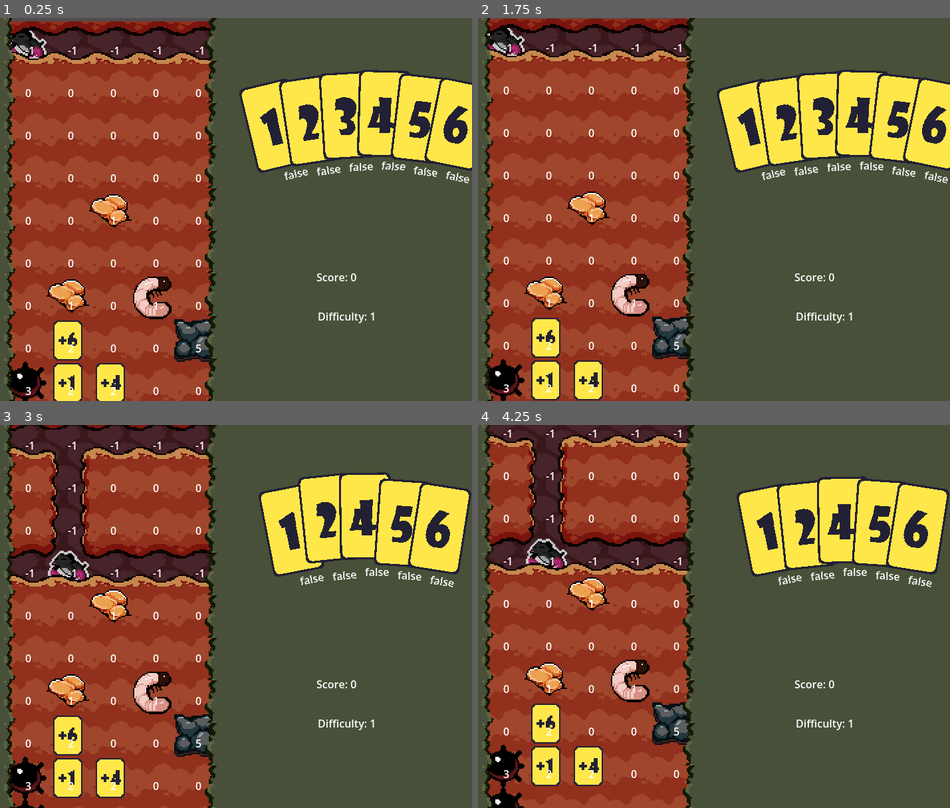
Above: before the commit, frames 1-4 (two rows, left to right).
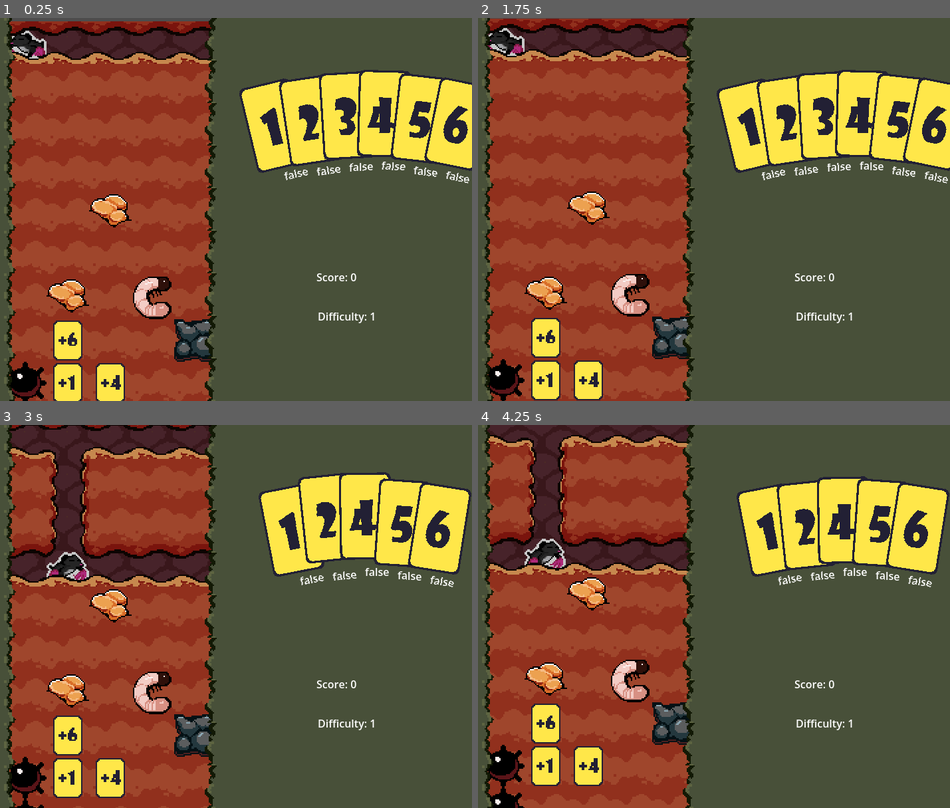
Above: after the commit, the same moments.

Repository: DogeMastr/GMTK2026
Game: Godot game, scene res://Scenes/Game/Game.tscn
Same seed, same stepped clock (60 frames per second), same inputs: the game is played once before the commit and once after it.
Inputs (mouse positions are in pixels of both pictures, inside the frame that each line leads up to):
- Up to frame 1 (0.25 s): no input
- Up to frame 2 (1.75 s): drag from (751, 125) to (501, 40) at 0.52 s; drag from (789, 121) to (501, 40) at 1.27 s
- Up to frame 3 (3 s): move the mouse to (349, 524) at 2.02 s; hold D (player_right) 2.03-2.75 s; tap 3 (3) at 2.1 s; click (349, 524) at 2.17 s; tap 4 (4) at 2.3 s; drag from (363, 520) to (66, 440) at 2.77 s
- Up to frame 4 (4.25 s): drag from (879, 524) to (586, 432) at 3.52 s

The runs differ from the first frame. In frame 1, 0.9% of the frame differs, in the area x 1-44%, y 3-99%; in frame 2, 0.9%; in frame 3, 1.0%; in frame 4, 1.0%, in the area x 5-44%, y 1-93%.

Commit message:
Added some animations to the guy!

Diff:
--- a/Scenes/Mole/mole.gd
+++ b/Scenes/Mole/mole.gd
@@ -18,32 +18,25 @@
 		if x_pos != 0 and not EventBus.get_tile(x_pos - 1, y_pos).type == 5:
 			position.x -= EventBus.tile_width
 			x_pos -= 1
+		if $AnimatedSprite2D.flip_h == true:
+			$AnimatedSprite2D.flip_h = false
 
 	if Input.is_action_just_pressed("player_right"):
 		if x_pos != 4 and not EventBus.get_tile(x_pos + 1, y_pos).type == 5:
 			position.x += EventBus.tile_width
 			x_pos += 1
-
-	#if Input.is_action_just_pressed("player_down"):
-		#move_mole_down(1)
-	#
-	##No card player movement
-	#if Input.is_action_just_pressed("1"):
-		#move_mole_down(1)
-	#if Input.is_action_just_pressed("2"):
-		#move_mole_down(2)
-	#if Input.is_action_just_pressed("3"):
-		#move_mole_down(3)
-	#if Input.is_action_just_pressed("4"):
-		#move_mole_down(4)
-	#if Input.is_action_just_pressed("5"):
-		#move_mole_down(5)
+		if $AnimatedSprite2D.flip_h == false:
+			$AnimatedSprite2D.flip_h = true
 	pass
 
 	if currently_digging:
+		$AnimatedSprite2D.set_animation("dig")
 		position.y = lerp(position.y, target_y, 0.3)
-		if position.y == target_y:
+
+		if is_equal_approx(position.y, target_y) :
+			position.y = target_y
 			currently_digging = false
+			$AnimatedSprite2D.set_animation("default")
 
 func move_mole_down(amount_to_travel: int):
 	if amount_to_travel > 0:
--- a/Scenes/Mole/mole.tscn
+++ b/Scenes/Mole/mole.tscn
@@ -1,11 +1,109 @@
 [gd_scene format=3 uid="uid://0b8f5ap0awl4"]
 
 [ext_resource type="Script" uid="uid://yfqomrg5omlm" path="res://Scenes/Mole/mole.gd" id="1_ow5gg"]
-[ext_resource type="Texture2D" uid="uid://byubto0p2phvv" path="res://Assets/Art/mole.png" id="2_ow5gg"]
+[ext_resource type="Texture2D" uid="uid://c6txnlv4dddpf" path="res://Assets/Art/moleNew.png" id="2_ow5gg"]
 
-[sub_resource type="AtlasTexture" id="AtlasTexture_dh3lx"]
+[sub_resource type="AtlasTexture" id="AtlasTexture_k3iki"]
+atlas = ExtResource("2_ow5gg")
+region = Rect2(0, 64, 32, 32)
+
+[sub_resource type="AtlasTexture" id="AtlasTexture_0fglx"]
+atlas = ExtResource("2_ow5gg")
+region = Rect2(32, 64, 32, 32)
+
+[sub_resource type="AtlasTexture" id="AtlasTexture_qfxt8"]
+atlas = ExtResource("2_ow5gg")
+region = Rect2(64, 64, 32, 32)
+
+[sub_resource type="AtlasTexture" id="AtlasTexture_ba64u"]
+atlas = ExtResource("2_ow5gg")
+region = Rect2(96, 64, 32, 32)
+
+[sub_resource type="AtlasTexture" id="AtlasTexture_08duv"]
+atlas = ExtResource("2_ow5gg")
+region = Rect2(128, 64, 32, 32)
+
+[sub_resource type="AtlasTexture" id="AtlasTexture_iokhb"]
 atlas = ExtResource("2_ow5gg")
 region = Rect2(0, 0, 32, 32)
+
+[sub_resource type="AtlasTexture" id="AtlasTexture_66ych"]
+atlas = ExtResource("2_ow5gg")
+region = Rect2(32, 0, 32, 32)
+
+[sub_resource type="AtlasTexture" id="AtlasTexture_wxa77"]
+atlas = ExtResource("2_ow5gg")
+region = Rect2(64, 0, 32, 32)
+
+[sub_resource type="AtlasTexture" id="AtlasTexture_y2c3f"]
+atlas = ExtResource("2_ow5gg")
+region = Rect2(96, 0, 32, 32)
+
+[sub_resource type="AtlasTexture" id="AtlasTexture_rwwir"]
+atlas = ExtResource("2_ow5gg")
+region = Rect2(128, 0, 32, 32)
+
+[sub_resource type="AtlasTexture" id="AtlasTexture_a34jl"]
+atlas = ExtResource("2_ow5gg")
+region = Rect2(160, 0, 32, 32)
+
+[sub_resource type="AtlasTexture" id="AtlasTexture_r3uf2"]
+atlas = ExtResource("2_ow5gg")
+region = Rect2(0, 32, 32, 32)
+
+[sub_resource type="SpriteFrames" id="SpriteFrames_f6fn4"]
+animations = [{
+"frames": [{
+"duration": 1.0,
+"texture": SubResource("AtlasTexture_k3iki")
+}, {
+"duration": 1.0,
+"texture": SubResource("AtlasTexture_0fglx")
+}, {
+"duration": 1.0,
+"texture": SubResource("AtlasTexture_qfxt8")
+}, {
+"duration": 1.0,
+"texture": SubResource("AtlasTexture_ba64u")
+}, {
+"duration": 1.0,
+"texture": SubResource("AtlasTexture_08duv")
+}],
+"loop": 1,
+"name": &"death",
+"speed": 8.0
+}, {
+"frames": [{
+"duration": 1.0,
+"texture": SubResource("AtlasTexture_iokhb")
+}, {
+"duration": 1.0,
+"texture": SubResource("AtlasTexture_66ych")
+}, {
+"duration": 1.0,
+"texture": SubResource("AtlasTexture_wxa77")
+}, {
+"duration": 1.0,
+"texture": SubResource("AtlasTexture_y2c3f")
+}, {
+"duration": 1.0,
+"texture": SubResource("AtlasTexture_rwwir")
+}, {
+"duration": 1.0,
+"texture": SubResource("AtlasTexture_a34jl")
+}],
+"loop": 1,
+"name": &"default",
+"speed": 8.0
+}, {
+"frames": [{
+"duration": 1.0,
+"texture": SubResource("AtlasTexture_r3uf2")
+}],
+"loop": 1,
+"name": &"dig",
+"speed": 5.0
+}]
 
 [sub_resource type="RectangleShape2D" id="RectangleShape2D_qdslu"]
 size = Vector2(32, 32)
@@ -14,10 +112,12 @@
 z_index = 2
 script = ExtResource("1_ow5gg")
 
-[node name="Sprite2D" type="Sprite2D" parent="." unique_id=1899600202]
+[node name="AnimatedSprite2D" type="AnimatedSprite2D" parent="." unique_id=228198166]
 position = Vector2(0, -8)
 scale = Vector2(2, 2)
-texture = SubResource("AtlasTexture_dh3lx")
+sprite_frames = SubResource("SpriteFrames_f6fn4")
+autoplay = "default"
+frame_progress = 0.015201743
 
 [node name="CollisionShape2D" type="CollisionShape2D" parent="." unique_id=1715951690]
 shape = SubResource("RectangleShape2D_qdslu")
--- a/Scenes/Tile/tile.gd
+++ b/Scenes/Tile/tile.gd
@@ -44,7 +44,7 @@
 	$DirtSprite.set_animation("dirt_frames")
 
 func _process(delta: float) -> void:
-	check_if_off_screen_and_die()
+#	check_if_off_screen_and_die()
 #	if has_mole:
 #		$Sprite2D.modulate = Color(base_color.h, 0, base_color.v)
 #	else:
@@ -185,9 +185,9 @@
 		return 0
 
 
-func check_if_off_screen_and_die():
-	if global_position.y < -550:
-		EventBus.mole_dies.emit()
+#func check_if_off_screen_and_die():
+	#if global_position.y < -550:
+		#EventBus.mole_dies.emit()
 
 func get_dirt_data_emptys(directions, E_tile, W_tile):
 	match directions:
--- a/Scenes/Tile/tile.tscn
+++ b/Scenes/Tile/tile.tscn
@@ -228,6 +228,7 @@
 shape = SubResource("RectangleShape2D_qdslu")
 
 [node name="Label" type="Label" parent="." unique_id=1553181567]
+visible = false
 z_index = 2
 offset_right = 40.0
 offset_bottom = 23.0
